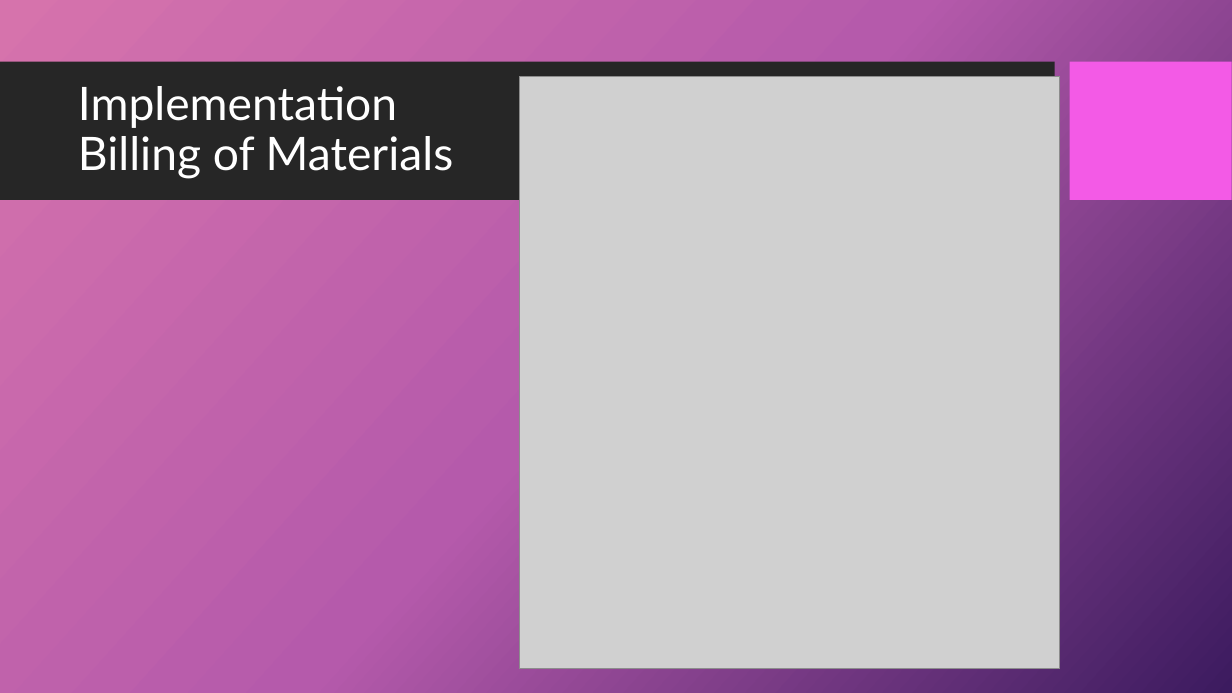
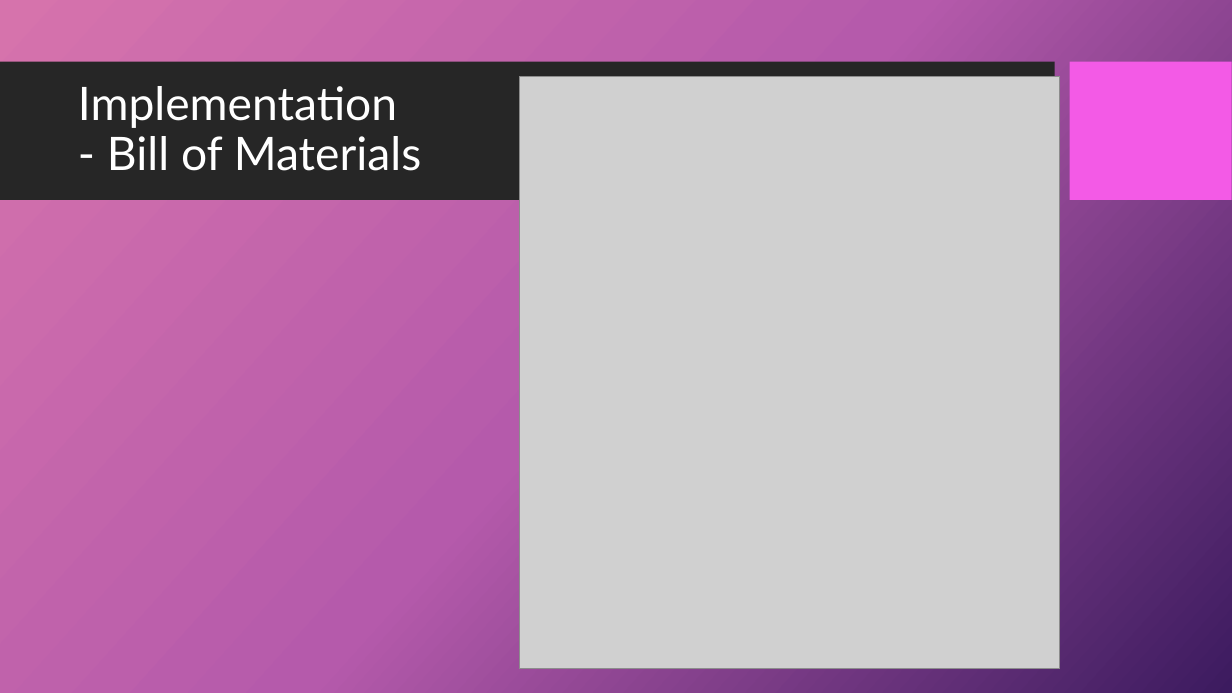
Before and after one commit to dandz12/ECE411-Practicum-Project, a slide deck: slide 17 of ECE411 - Final Presentation.pptx. Drawn at 1232x693 pixels with LibreOffice and Linux fonts; fonts in the diff are those of the drawing; grey boxes stand for pictures; background and template pictures are left out. Boxes give left, top, right and bottom in pixels: in the first picture for what was removed or moved away, otherwise in the second. Text is boxed around its words. In the diff, an @@ line names an element or a change of style, - is before the commit and + after.

```diff
--- a/ECE411 - Final Presentation.pptx
+++ b/ECE411 - Final Presentation.pptx
@@ title at (x1=78, y1=86, x2=422, y2=171): text changed @@
-Implementation
-Billing of Materials
+Implementation
+- Bill of Materials
```
Also in this commit, not shown: 8 other slides changed.
